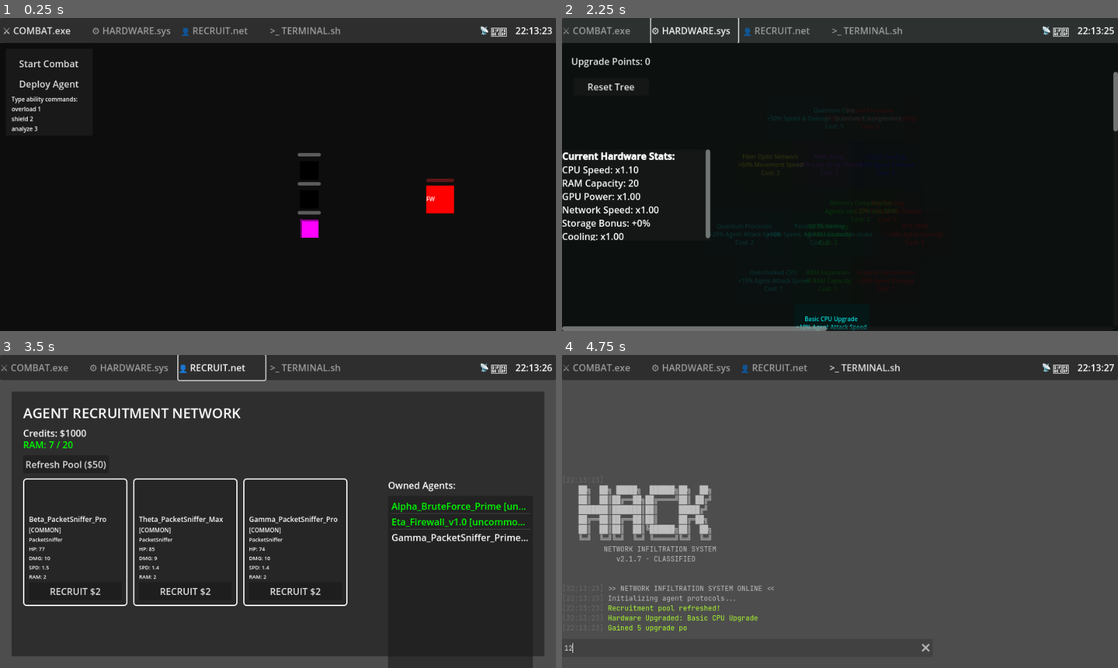
Above: before the commit, frames 1-4 (two rows, left to right).
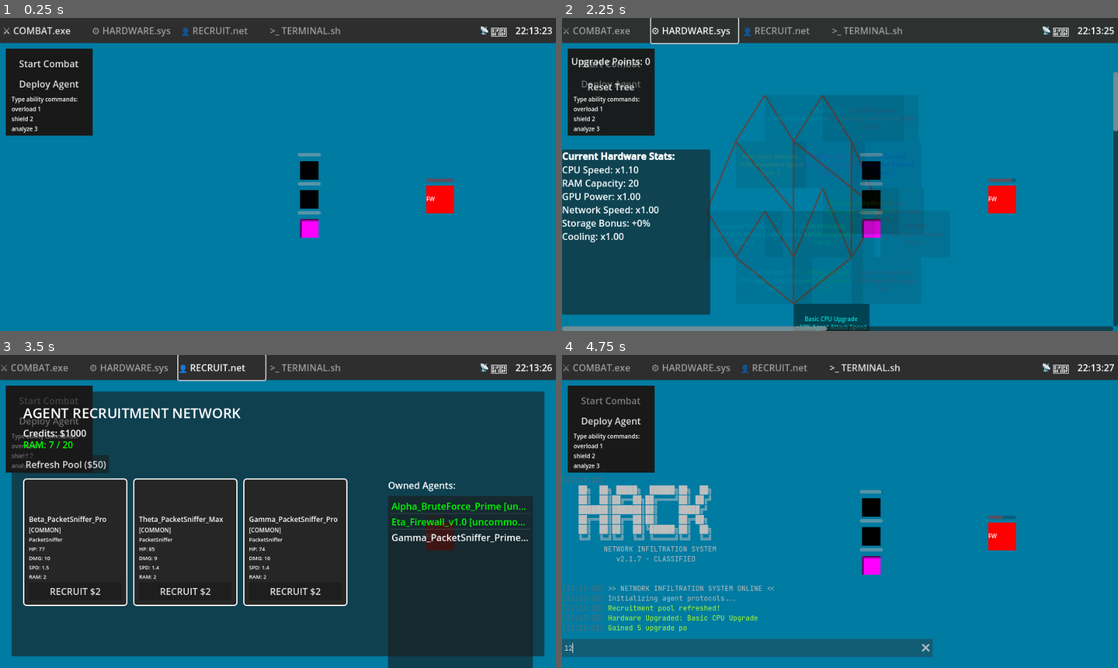
Above: after the commit, the same moments.

Repository: timrolls/Idle-Hacker
Game: Godot game, scene res://Scenes/Test/integrated_game_test.tscn
Two runs of this game, one before a commit and one after it. Both use one fixed random seed, a clock stepped at 60 frames per second and the inputs below.
Inputs (mouse positions are in pixels of both pictures, inside the frame that each line leads up to):
- Up to frame 1 (0.25 s): no input
- Up to frame 2 (2.25 s): click "Start Combat" at 0.5 s; click "⚔ COMBAT.exe" at 1.25 s; click "⚙ HARDWARE.sys" at 2 s
- Up to frame 3 (3.5 s): click "👤 RECRUIT.net" at 2.75 s
- Up to frame 4 (4.75 s): click ">_ TERMINAL.sh" at 3.5 s; click (745, 649) at 4.27 s; type "12" at 4.35 s

The runs differ from the first frame. In frame 1, 87% of the frame differs, in the area x 0-100%, y 8-100%; in frame 2, 87%; in frame 3, 51%; in frame 4, 90%.

Commit message:
New combat screen mockup

Diff:
--- a/idle-hacker/Scenes/Test/integrated_game_test.gd
+++ b/idle-hacker/Scenes/Test/integrated_game_test.gd
@@ -70,10 +70,11 @@
 
 func setup_ui_connections():
 	# Register views with taskbar
-	taskbar.register_view_container(OSTaskbar.AppMode.COMBAT, combat_view)
+	#taskbar.register_view_container(OSTaskbar.AppMode.COMBAT, combat_view)
+	taskbar.register_view_container(OSTaskbar.AppMode.TERMINAL, terminal_view)
 	taskbar.register_view_container(OSTaskbar.AppMode.HARDWARE, hardware_view)
 	taskbar.register_view_container(OSTaskbar.AppMode.RECRUITMENT, recruitment_view)
-	taskbar.register_view_container(OSTaskbar.AppMode.TERMINAL, terminal_view)
+
 
 	# Connect taskbar app switching
 	taskbar.app_switched.connect(_on_app_switched)
--- a/idle-hacker/Scenes/Test/integrated_game_test.tscn
+++ b/idle-hacker/Scenes/Test/integrated_game_test.tscn
@@ -17,6 +17,16 @@
 recruitment_view = NodePath("UILayer/RecruitmentView")
 terminal_view = NodePath("UILayer/TerminalView")
 
+[node name="Background" type="CanvasLayer" parent="."]
+
+[node name="Background" type="ColorRect" parent="Background"]
+anchors_preset = 15
+anchor_right = 1.0
+anchor_bottom = 1.0
+offset_top = 43.2
+offset_bottom = 43.2
+color = Color(3.85046e-06, 0.481812, 0.636256, 1)
+
 [node name="UILayer" type="CanvasLayer" parent="."]
 
 [node name="OSTaskbar" parent="UILayer" instance=ExtResource("2_taskbar")]
@@ -26,12 +36,6 @@
 anchor_top = 0.08
 anchor_right = 1.0
 anchor_bottom = 1.0
-
-[node name="Background" type="ColorRect" parent="UILayer/CombatView"]
-layout_mode = 0
-anchor_right = 1.0
-anchor_bottom = 1.0
-color = Color(0.05, 0.05, 0.05, 1)
 
 [node name="AgentsContainer" type="Node2D" parent="UILayer/CombatView"]
 position = Vector2(584, 270)
--- a/idle-hacker/Scenes/UI/Themes/terminal_window.tres
+++ b/idle-hacker/Scenes/UI/Themes/terminal_window.tres
@@ -59,13 +59,13 @@
 [sub_resource type="StyleBoxEmpty" id="StyleBoxEmpty_ifw32"]
 
 [sub_resource type="StyleBoxFlat" id="StyleBoxFlat_on2jq"]
-bg_color = Color(0, 0.968273, 0.737207, 1)
+bg_color = Color(0.133333, 0.133333, 0.133333, 1)
 
 [sub_resource type="StyleBoxFlat" id="StyleBoxFlat_nhifg"]
-bg_color = Color(0.542456, 1, 0.832246, 1)
+bg_color = Color(0.266667, 0.266667, 0.266667, 1)
 
 [sub_resource type="StyleBoxFlat" id="StyleBoxFlat_0bcwi"]
-bg_color = Color(0, 0.61349, 0.462537, 1)
+bg_color = Color(0.133333, 0.133333, 0.133333, 1)
 
 [resource]
 default_font = ExtResource("1_on2jq")
--- a/idle-hacker/Scenes/UI/hardware_tree_ui.tscn
+++ b/idle-hacker/Scenes/UI/hardware_tree_ui.tscn
@@ -10,6 +10,7 @@
 script = ExtResource("1_hw")
 
 [node name="Background" type="ColorRect" parent="."]
+visible = false
 layout_mode = 0
 anchor_right = 1.0
 anchor_bottom = 1.0
@@ -73,7 +74,7 @@
 anchor_bottom = 1.0
 offset_top = 184.0
 offset_right = -704.0
-offset_bottom = -156.0
+offset_bottom = -28.0
 grow_horizontal = 2
 grow_vertical = 2
 
Not shown, added: DesignFiles/Hacking Combat Mockup v2.png
